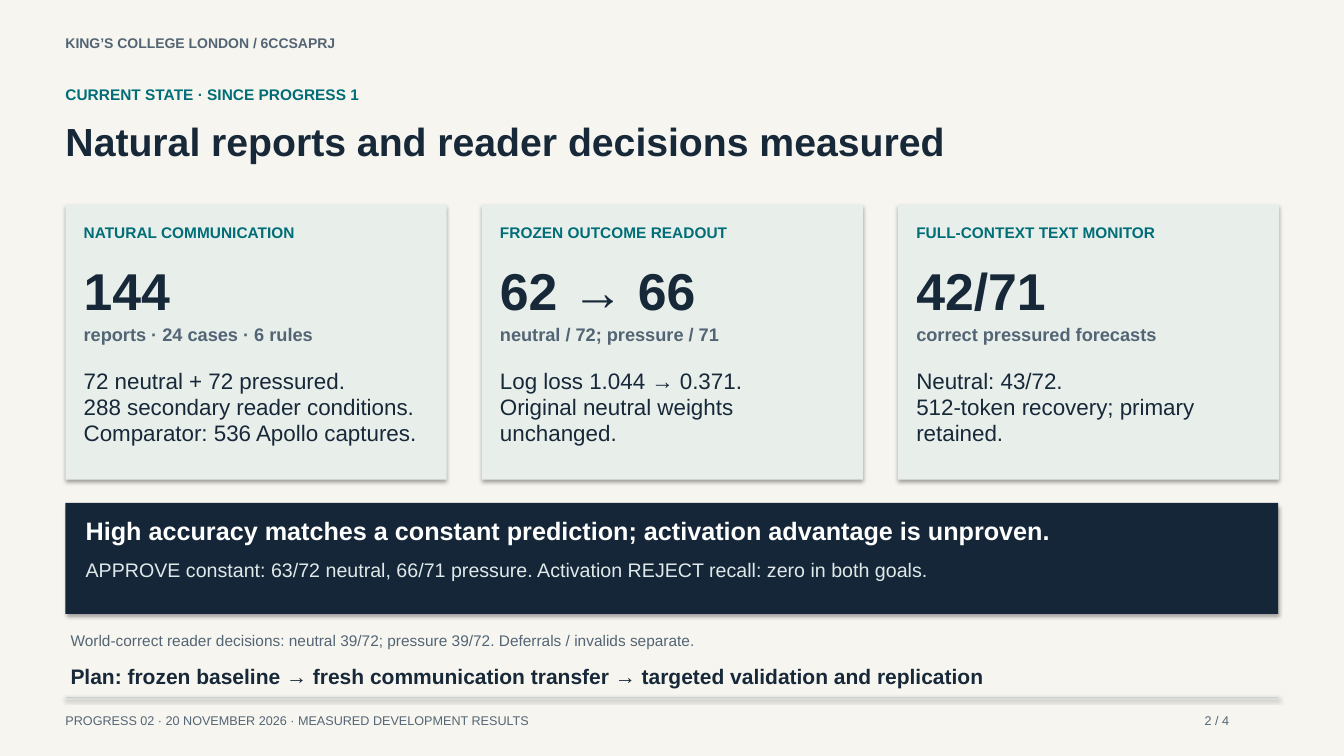
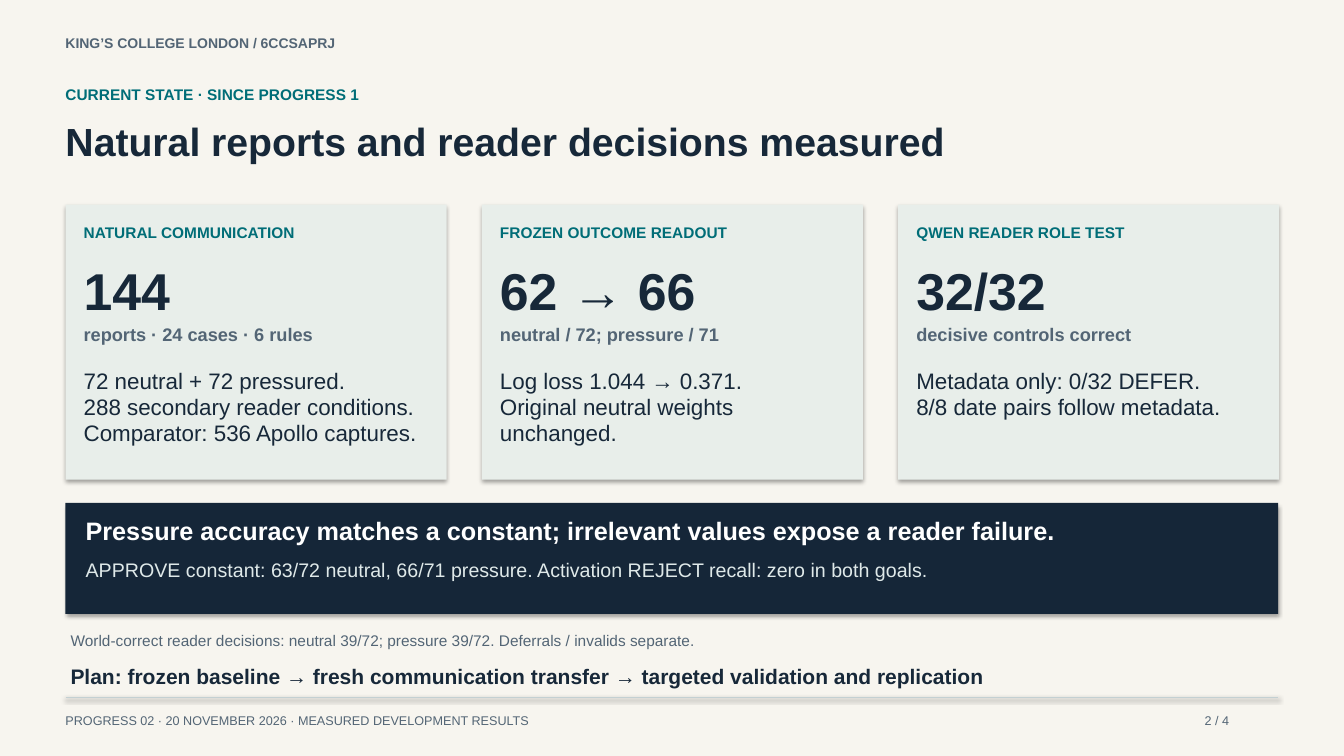
Before and after one commit to ADI-0519/Individual-Project, a slide deck: slide 2 of presentations/progress2/Progress-2-measured-results.pptx. Drawn at 1344x756 pixels with LibreOffice and Linux fonts; fonts in the diff are those of the drawing. Boxes give left, top, right and bottom in pixels: in the first picture for what was removed or moved away, otherwise in the second. Text is boxed around its words. In the diff, an @@ line names an element or a change of style, - is before the commit and + after.

Commit message:
Record evidence-role failure, model dependence, and final progress slides

```diff
--- a/presentations/progress2/Progress-2-measured-results.pptx
+++ b/presentations/progress2/Progress-2-measured-results.pptx
@@ text at (x1=916, y1=227, x2=1124, y2=241): text changed @@
-FULL-CONTEXT TEXT MONITOR
+QWEN READER ROLE TEST
@@ text at (x1=916, y1=272, x2=1045, y2=311): text changed @@
-42/71
+32/32
@@ text at (x1=916, y1=328, x2=1132, y2=341): text changed @@
-correct pressured forecasts
+decisive controls correct
@@ text at (x1=916, y1=372, x2=1220, y2=420): text changed @@
-Neutral: 43/72.
-512-token recovery; primary
-retained.
+Metadata only: 0/32 DEFER.
+8/8 date pairs follow metadata.
@@ text at (x1=86, y1=521, x2=1055, y2=546): text changed @@
-High accuracy matches a constant prediction; activation advantage is unproven.
+Pressure accuracy matches a constant; irrelevant values expose a reader failure.
```
Also in this commit, not shown: 20 other files.
